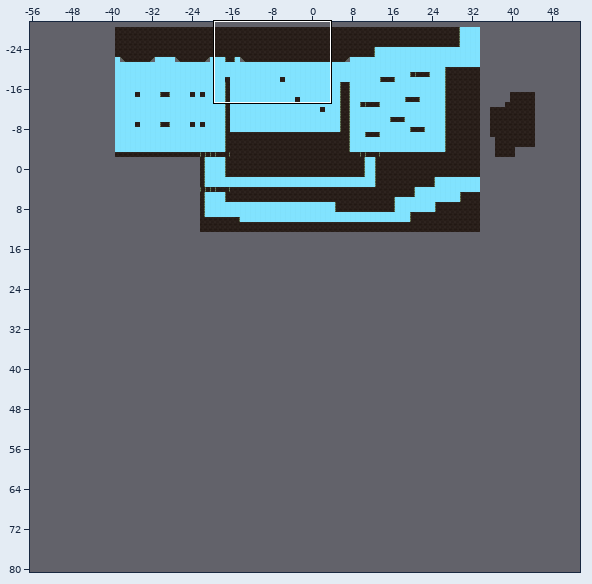
Tiled map: Assets/Tiled/Level1TileMap/test.tmx. The picture above shows the old version from afar; the outline marks the close-up.
Close-up. Before the commit:
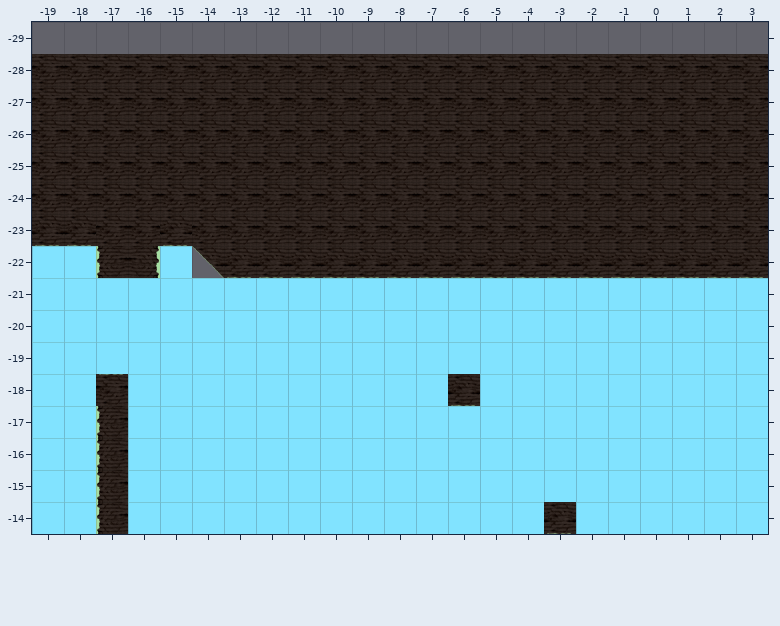
Cells are 256x256 px. Shown: x -19..3, y -29..-14. The commit also changed other parts of the map, which this record leaves out.
And afterwards:
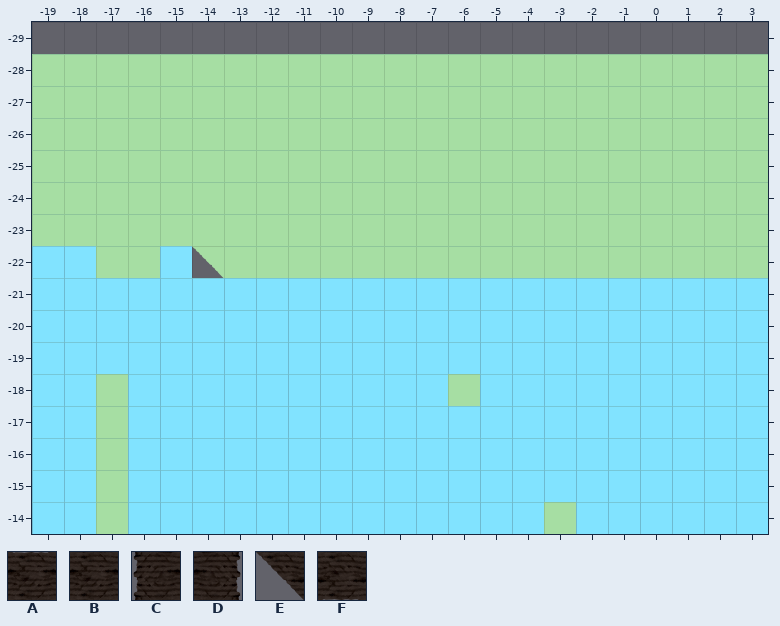
Key: from "Level1 Tileset": A 0, B 8, C 9, D 10, E 13, F 16.
_ is an empty cell, . an unchanged one.
Changes in this commit:
--- layer "ground" (now hidden)
@@ x -19..3 @@
--28 BBBBBBBBBBBBBBBBBBBBBBB
--27 BBBBBBBBBBBBBBBBBBBBBBB
--26 BBBBBBBBBBBBBBBBBBBBBBB
--25 BBBBBBBBBBBBBBBBBBBBBBB
--24 BBBBBBBBBBBBBBBBBBBBBBB
--23 FFBBFBBBBBBBBBBBBBBBBBB
--22 ..CD.EFFFFFFFFFFFFFFFFF
+-28 _______________________
+-27 _______________________
+-26 _______________________
+-25 _______________________
+-24 _______________________
+-23 _______________________
+-22 ..__.__________________
@@ x -17..-3 @@
--18 A..........F...
--17 C..............
--16 C..............
--15 C..............
--14 C.............F
+-18 _.........._...
+-17 _..............
+-16 _..............
+-15 _..............
+-14 _............._
Where, in picture pixels (left, top, right, bottom), the same in both close-ups:
removed: (32, 54, 768, 278)
removed: (96, 374, 128, 534)
removed: (448, 374, 480, 406)
removed: (544, 502, 576, 534)
